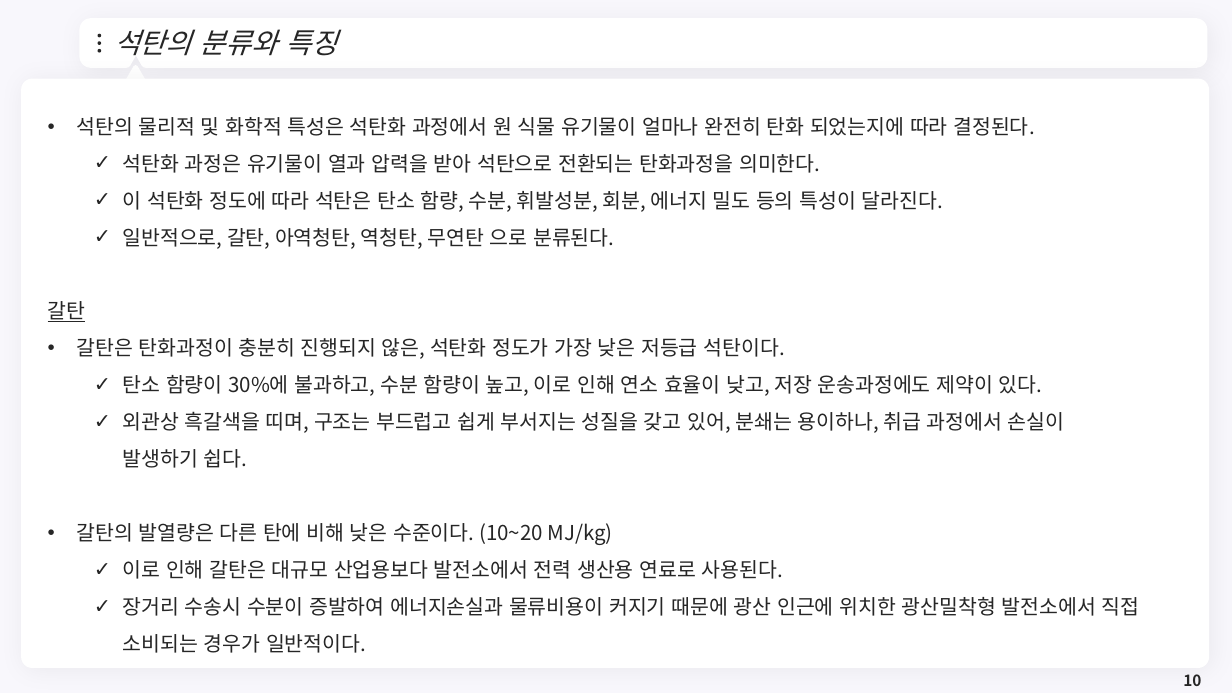
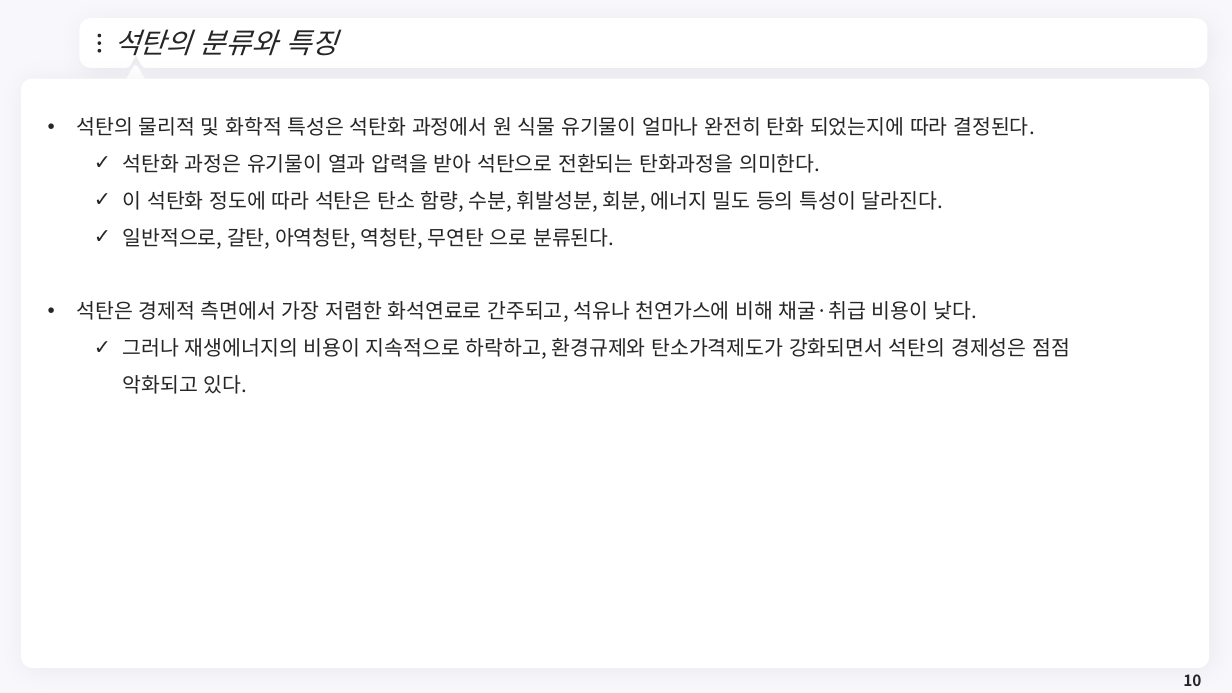
Before and after one commit to meandthey/Teaching, a slide deck: slide 10 of 에너지경제학/자원에너지경제학_Chapter_4 (석탄).pptx. Drawn at 1232x693 pixels with LibreOffice and Linux fonts; fonts in the diff are those of the drawing; background and template pictures are left out. Boxes give left, top, right and bottom in pixels: in the first picture for what was removed or moved away, otherwise in the second. Text is boxed around its words. In the diff, an @@ line names an element or a change of style, - is before the commit and + after.

```diff
--- a/에너지경제학/자원에너지경제학_Chapter_4 (석탄).pptx
+++ b/에너지경제학/자원에너지경제학_Chapter_4 (석탄).pptx
@@ text at bbox=[76, 301, 1070, 394]: text changed @@
-갈탄
-• 갈탄은 탄화과정이 충분히 진행되지 않은, 석탄화 정도가 가장 낮은 저등급 석탄이다.
-  ✓ 탄소 함량이 30%에 불과하고, 수분 함량이 높고, 이로 인해 연소 효율이 낮고, 저장 운송과정에도 제약이 있다.
-  ✓ 외관상 흑갈색을 띠며, 구조는 부드럽고 쉽게 부서지는 성질을 갖고 있어, 분쇄는 용이하나, 취급 과정에서 손실이 발생하기 쉽다.
-• 갈탄의 발열량은 다른 탄에 비해 낮은 수준이다. (10~20 MJ/kg)
-  ✓ 이로 인해 갈탄은 대규모 산업용보다 발전소에서 전력 생산용 연료로 사용된다.
-  ✓ 장거리 수송시 수분이 증발하여 에너지손실과 물류비용이 커지기 때문에 광산 인근에 위치한 광산밀착형 발전소에서 직접 소비되는 경우가 일반적이다.
+• 석탄은 경제적 측면에서 가장 저렴한 화석연료로 간주되고, 석유나 천연가스에 비해 채굴·취급 비용이 낮다.
+  ✓ 그러나 재생에너지의 비용이 지속적으로 하락하고, 환경규제와 탄소가격제도가 강화되면서 석탄의 경제성은 점점 악화되고 있다.
```
Also in this commit, not shown: 3 other slides changed, 12 slides added.
